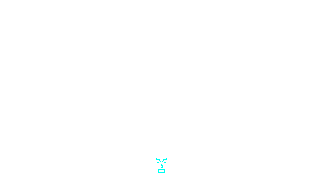
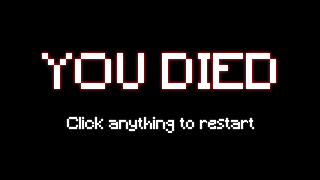
Layers edited between the first and the second 320×180 image:
added group "GameOVer" with 3 layers above "HealthBar" over [0, 0, 320, 180]
added layer "Click anything to restart" in group "GameOVer" over [66, 116, 255, 133]
added layer "YouDied" in group "GameOVer" over [42, 53, 276, 89]
added layer "Bg" (1st of 2, in "GameOVer") in group "GameOVer" over [0, 0, 320, 180]
hid group "Face" (8 layers) over [138, 146, 177, 180]
hid "GodFace" over [156, 158, 167, 173]
hid "GodBg" over [151, 157, 172, 175]
